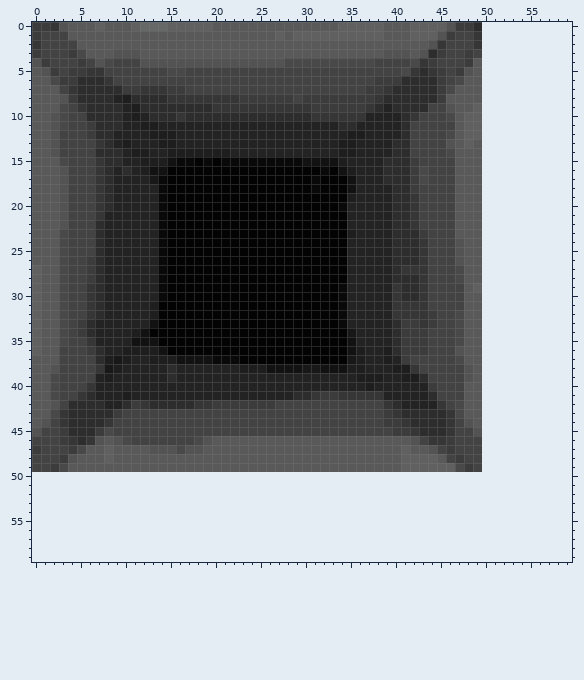
Pixel-art sprite: DeGame/DeGame/Content/Sprites/PitTile.png. Above is the file before it was changed.
The file is 50x50 pixels. Colours within 5 levels of each other are drawn and written as one. The old version is drawn lined up with the new one, on the new canvas.
After the commit:
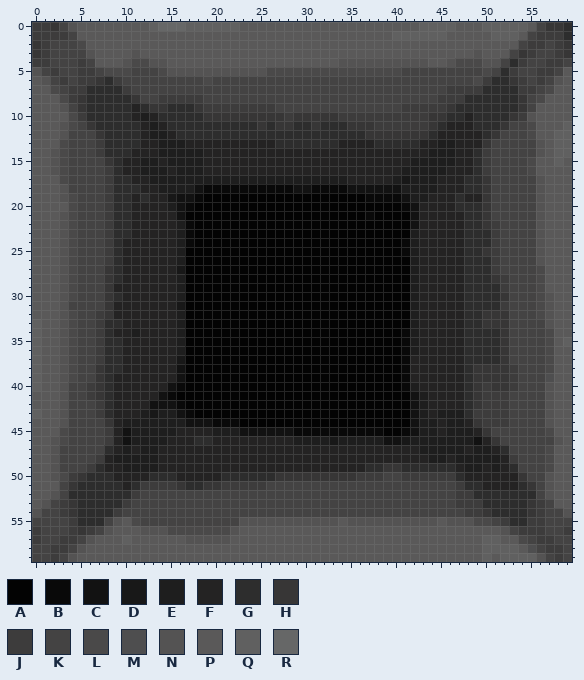
Palette (. is transparent): A #030303  B #090909  C #121212  D #181818  E #1e1e1e  F #242323  G #2d2d2d  H #373636  J #3d3c3c  K #444343  L #4a4949  M #4e4e4f  N #545353  P #5a5959  Q #606060  R #666767
The exact change:
canvas 50x50 -> 60x60
Changed rows in their new state; - is an unchanged pixel.
first column x 0:
 0 ---KN--P---PPQ-RR---QQQ-----------PPPPP---P---QPPPQQQQQPKHHG
 1 -JJJK----------------------P-PPPPPPPPPP-QQ---QPPPPPQQQPKJJJG
 2 -J---L--------------------------------------PPPPPPPPPPKJJKJH
 3 HJ--KKN--PP----------------------------PPP-PPPPPPNPPPKHJKKJH
 4 J------PPPNLL--PPPPPPPPPPPPPPPPPPPNNNNNNNNNNPPNLLLNNKGJKKJJK
 5 NK--K-JKLLL---LNNNNNNNNNNNLLLLLLLLLLLLLLLKKKKK-KKKLKGJKKJJKP
 6 -NK-KJJHGJ---------L------------------KKKKKKKK-KKLJGGHJKJKNP
 7 --L-JJ-----KKKKKK--------------------KKKKKKKKKJJJJGGGGJJKLPP
 8 ---L-H---GGHKKJJJJJKKKKKKKKKK-KKKKKKKKKKKKKKK-JJGGGGGGHKLPPP
 9 ---N------GF-HH---HJJJJJJJJKKKKKKKKKKKKKKJJJJJHGGGGGGGHKPPPP
10 --PPLJ----GFEF--G--HHHHHHHHHJHH---JJJJJJJJJJHHGGFGGGGHJNPPPP
11 --PNL-H---GGF--GGGGGGGGGGHGHHGGHGG-HHHJJJJJJHGFFFGGGHKKLPPPQ
12 --PN--KH-GGG---FGGGGGGGGGGGGGGGGGGGGGHHHHHHHGFFFFFGHKKKLPPQQ
13 --PL---J-GGG----E----------GGGGGGGFF--GG--GFFEEFFFHKKKKKNPQQ
14 ---L---J--GFF-E----FFF------------FF----FFFFEEEFFGJKKKKKNPQQ
15 --N----KH-----FEEEEFFFFFFFFFFFFFFFF----FFFEEEEEFFGJKKKKLPPQP
16 --NL---KJGF--EEFEEEFFFFFFFFFFFFFFFFF---FFEEEEEFFFGJKKKKLPPPP
17 ---L---KJGG--EEEEEEEEEEEEEEEEEEEEEEF---FEDEEEFFFGGHKKKKKNPPP
18 -------KJGGG--EEEECBBBBBBBBBBCC-BBB-CCCCCEEEEFFFGGHKKKKKNPPP
19 ----L--KJGG-G-FDCCB----------------AABBBBCEEFFFGFFHKKKKKNPPP
20 ---PL--KJGG---FECB----------------AAAAAAABCFFFFGGGHKKKKKNPPP
21 ----L--KJGG---FFC------------------AABAAAACFFFFFGGHKKKKKNPPP
22 ----L--KJGG---FFEB-----------------AAAAAAACFFFFFGGHJKKKKNPPP
23 ---NL--KJGG---FFEB-----------------AAAAAAAEFFFFFGGGJKKKKNPPP
24 ---NL--KJG----FFEB-----------------AAAAAABEFFFFFGGGJKKKKNPPP
25 ---NL--KJG----FFE------------------AAAAAABEFFFFFGGHJKKKKNPPP
26 ---NL-KKJG----FFE------------------AAAAAAAEFFFFFGGGJKKKKNPPP
27 P--NL-KKHG----FFD------------------AAAAAAAEFFFFFGGGJKKKKLPPP
28 P--NL-KKHG----FFE------------------AAAAAAAEFFFFFGGGHJKKKLPPP
29 P--NL-KKH-----FFE-----------------AAAAAAAAEFFFFFGGGGJKKKLPPP
30 P--NL-KKHG----FFE-----------------AAAAAAAAEFFFFFGGGGHKKKLNPP
31 P--N--KKH----FFFD-----------------AAAAAAAAEFFFFFGGGGJKKKLNPP
32 P--NL-KJH----FFFE-----------------AAAAAAAAEFFFFFGGHHHKKKLNPP
33 ---NLKKJGG---FFFE-----------------AAAAAAAAEFFFFFGGHHHKKKKNPP
34 ---NLKKJG---FFFFE------------------AAAAAABEFFFFFGGGGHKKKKLPP
35 ---NL-KJGG-FFFFFE------------------AAAAAABEFFFFFGGGGHKKKKLPQ
36 ---NL-KJGGFFFFFFE------------------AAAAAABEFFFFFGGGGHKKKKLPP
37 Q--NL--JGGF--FFFDAAAAAA------------AAAAAABFFFFFFGGGGHKKKKLPP
38 Q-PNL---GG-----FCAAAAAAAAAAAAAAAAAAAAAAAABFFFFFFGHHHHJKKKLPP
39 Q-PNL--HG------FCAAAAAAAAAAAAAAAAAAAAAAAABFFFFFFGHHHHJKKKMPP
40 Q-PN--JHG------CBAAAAAAAAAAAAAAAAAAAAAAAABE-FFFFGHJHHJKKKNPP
41 --PN-KJHG-F---CBAAAAAAAAAAAAAAAAAAAAAAAAAACEFFFFGHJJJKKKKNPP
42 --PNKKKJG-FFFCCCBAAAAAAAAAAAAAAAAAAAAAAAAACE-FFFGHJJJKKKKNPP
43 Q-PNKKKJ-FFFEDEECBAAAAAAAAAAAAAAAAAAAAAAAACEFEEEGJJJJKKKKNPP
44 -PPNKKKK-FEEEEEEECCCBBBAAAAAAAAAAAAAAAAAAACEEFEEFHJJJKKKKNPP
45 PPPLKKKKJFCEEEEEFFFFEEECCCCCCBBBBBBBBBBAABCEEFEEEFHKKKKKKLPP
46 PPNLKKKKJFCEEEEFFFGGFFFFFFFFFEEEEDEEEEECCDEEEEEEECFHKKKKKKNP
47 PPN-KKKKGFEFEEFFFFFFFFFFFFFFFFFFFFFFFFFFFFFEEEEEFEEFGKKKKLPP
48 PPNKKKKJFEEEEEFFFFFFFFFFFFFFFFFFFFFFFFFFFFFFEEFEEEEEFJKKKLPP
49 PPNKKKJGFFEEEEFFFFFFFFFFFFFFFFFFFFFFFGGHHGGGGGGFEEFEFGKKKLPP
50 PPNLJHGGGFFFFGGGFFFFFGGGGGGHHHHHHHHHJJJKKJJJJJJGFFFFFFHKKNPP
51 PPPKHGGGGGFGJJJJHGGHHJJJJJKKKKKKKKKKKKKKKKKKKKKJGGFFFFGHKNPP
52 PPNKGGGGGGGJKKKKKKKKKKKKKKKKKKKKKKKKKKKKKKKKKKKJJGGGGGGGKNPP
53 PNKJHGGGGGJKKKKKKKKKKKKKKKKKKKKKKKKKKKKKKKKKKKKJJJGGGGGHJKPP
54 NKKJHGGGGJKKKKKKKKKKKKKKKKKKKKKKKKKKKKKKKKKKKKKKJJHGGGGHJKKN
55 KKKKJGGGKNPLKKKKKKKKKKKNNNNNNNNNNNPNNNNNNNNNNPNNNLLKJGGJJKKK
56 JKKKJHJKNPPPNNNLLLLLLLNPPPPPPPPPPPPPPPPPPPPPPPPPPPPPNKJJJKKJ
57 JKKJJKNPPPQPPPPPPNNNNNPPPPPPPPPPPPPPPPPPPPPPPPPPPPQQPPLKJJKK
58 KKJJKNPPPPPPPPPPPPPPPPPPPPPPPPPPPPPPPPPPPPPPPPPPPPQQQQPMKJJK
59 KKJKNPPPPPPPPPPPPPPPPPPPPPPPPPPPPPPPPPPPPPPPPPPPPPQPQQQQNKJK
